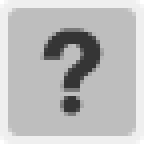
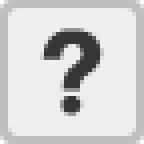
Layer changes from the first 144 × 144 image to the second:
painted on "Rounded Rectangle 1 copy" over [8, 8, 136, 136]
painted on "Rounded Rectangle 1" over [0, 0, 144, 144]
